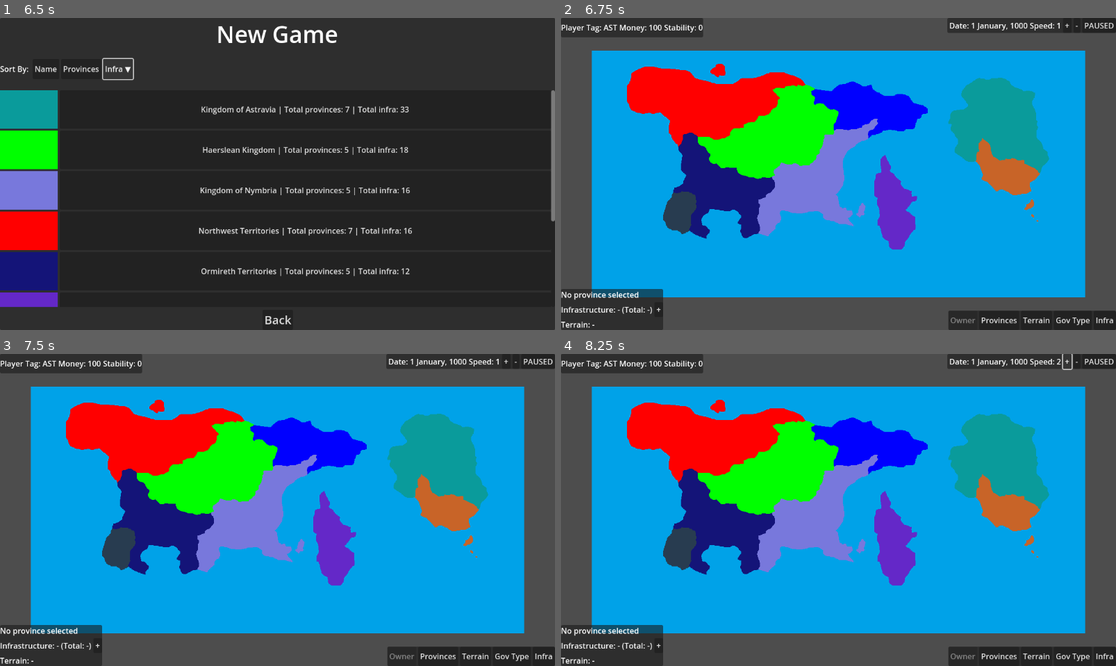
Above: before the commit, frames 1-4 (two rows, left to right).
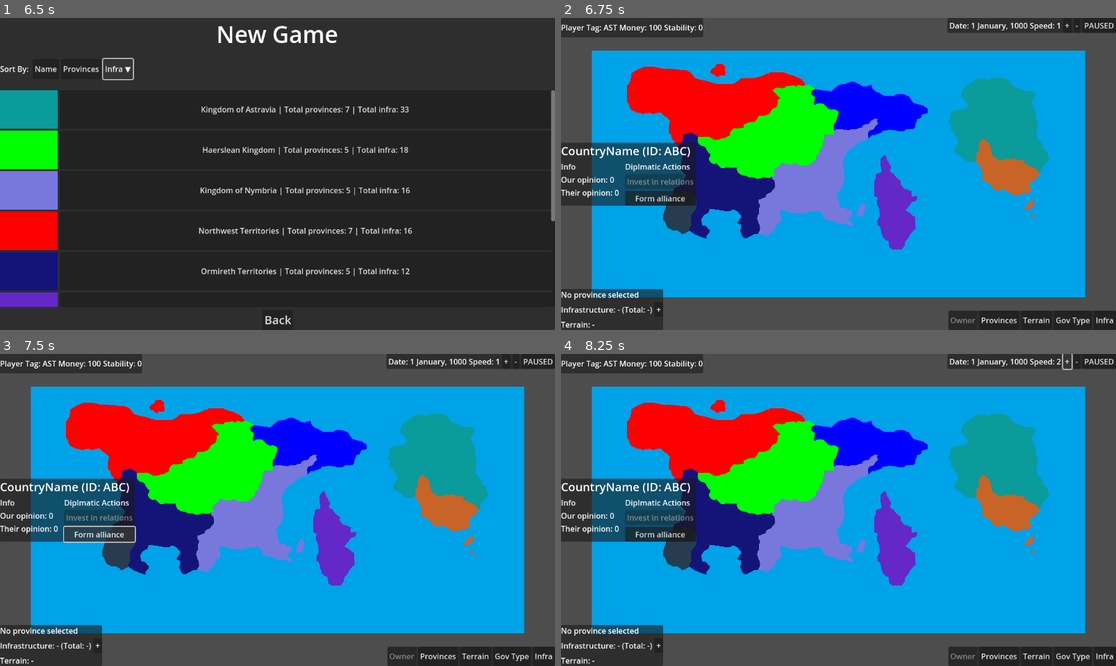
Above: after the commit, the same moments.

Repository: tsallustro/map-game
Game: Godot game, scene res://scenes/mainmenu.tscn
Same seed, same stepped clock (60 frames per second), same inputs: the game is played once before the commit and once after it.
Inputs (mouse positions are in pixels of both pictures, inside the frame that each line leads up to):
- Up to frame 1 (6.5 s): click "New Game" at 0.5 s; click "Name ▼" at 1.25 s; click "Name ▲" at 2 s; click "Provinces" at 2.75 s; click "Name" at 3.5 s; click "Infra" at 4.25 s; click "Infra ▼" at 5 s; click "Infra ▲" at 5.75 s
- Up to frame 2 (6.75 s): click "Kingdom of Astravia | Total p…" at 6.5 s
- Up to frame 3 (7.5 s): click (99, 534) at 7.25 s, where only the run after the commit has a clickable "Form alliance"
- Up to frame 4 (8.25 s): click "+" at 8 s

Frame 1 is identical in both runs. In frame 2, 4.8% of the frame differs, in the area x 0-25%, y 39-61%; in frame 3, 4.9%; in frame 4, 4.8%.
Error after the commit: Invalid access to property or key of type 'String' on a base object of type 'Dictionary'. (res://scripts/autoload/GameState.gd:399)

Commit message:
Basic alliances; relations improvements

Diff:
--- a/scenes/main.tscn
+++ b/scenes/main.tscn
@@ -112,7 +112,6 @@
 text = "PAUSED"
 
 [node name="DiplomacyPanel" type="PanelContainer" parent="UI"]
-visible = false
 anchors_preset = 4
 anchor_top = 0.5
 anchor_bottom = 0.5
@@ -160,6 +159,10 @@
 layout_mode = 2
 text = "Invest in relations"
 
+[node name="AllianceButton" type="Button" parent="UI/DiplomacyPanel/VBoxContainer/HSplitContainer/ActionsVBox"]
+layout_mode = 2
+text = "Form alliance"
+
 [node name="InfoPanel" type="PanelContainer" parent="UI"]
 anchors_preset = 2
 anchor_top = 1.0
--- a/scripts/Constants.gd
+++ b/scripts/Constants.gd
@@ -1,3 +1,6 @@
 class_name Constants
+
+# Diplomacy
 const RELATIONS_MAX = 100
 const RELATIONS_MIN = -100
+const INVEST_IN_RELATIONS_BASE_COST = 100
--- a/scripts/UI/DiplomacyPanel.gd
+++ b/scripts/UI/DiplomacyPanel.gd
@@ -4,14 +4,14 @@
 @onready var our_opinion_label: Label = $VBoxContainer/HSplitContainer/DiploInfoVBox/OurOpinionLabel
 @onready var their_opinion_label: Label = $VBoxContainer/HSplitContainer/DiploInfoVBox/TheirOpinionLabel
 @onready var invest_in_relations_button: Button = $VBoxContainer/HSplitContainer/ActionsVBox/InvestInRelationsButton
-
-const INVEST_IN_RELATIONS_BASE_COST = 100
+@onready var alliance_button: Button = $VBoxContainer/HSplitContainer/ActionsVBox/AllianceButton
 
 # Called when the node enters the scene tree for the first time.
 func _ready() -> void:
 	GameState.selected_country_changed.connect(_on_selected_country_changed)
 	GameState.force_diplomacy_panel_refresh.connect(_on_force_refresh)
 	invest_in_relations_button.pressed.connect(_on_invest_in_relations_button)
+	alliance_button.pressed.connect(_on_alliance_button)
 
 func _process(_delta: float) -> void:
 		invest_in_relations_button.disabled = !_improve_relations_button_enabled()
@@ -27,14 +27,30 @@
 		country_name_label.text = "%s (ID: %s)"%[GameState.get_country_name_by_country_id(selected_country_id), selected_country_id]
 		our_opinion_label.text = "Our opinion: %d"%[GameState.countries[GameState.player_tag]["diplomacy"][selected_country_id]]
 		their_opinion_label.text = "Their opinion: %d"%[GameState.countries[selected_country_id]["diplomacy"][GameState.player_tag]]
-		invest_in_relations_button.disabled = true if GameState.money_by_country_id[GameState.player_tag] < INVEST_IN_RELATIONS_BASE_COST else false
+		invest_in_relations_button.disabled = true if GameState.money_by_country_id[GameState.player_tag] < Constants.INVEST_IN_RELATIONS_BASE_COST else false
+		invest_in_relations_button.tooltip_text = "Invest 100 money to raise bilateral relations by 10."
+
+		if !GameState.is_allied(GameState.player_tag, GameState.selected_country_id):
+			alliance_button.text = "Form alliance"
+			alliance_button.tooltip_text = "Form an alliance and raise bilateral relations by 20."
+		else:
+			alliance_button.text = "Break alliance"
+			alliance_button.tooltip_text = "Break our alliance. This will harm their opinion of us by -20."
+
+func _on_alliance_button():
+	var was_allied = GameState.is_allied(GameState.player_tag, GameState.selected_country_id)
+
+	if was_allied: GameState.change_relations(GameState.selected_country_id, GameState.player_tag, -20)
+	else: GameState.change_bilateral_relations(GameState.selected_country_id, GameState.player_tag, 20)
+
+	GameState.manage_alliance(GameState.player_tag, GameState.selected_country_id, !was_allied)
+
 
 func _on_invest_in_relations_button():
-	GameState.change_relations(GameState.player_tag, GameState.selected_country_id, 10)
-	GameState.change_relations(GameState.selected_country_id, GameState.player_tag, 10)
+	GameState.change_bilateral_relations(GameState.player_tag, GameState.selected_country_id, 10)
 	our_opinion_label.text = "Our opinion: %d"%[GameState.countries[GameState.player_tag]["diplomacy"][GameState.selected_country_id]]
-	their_opinion_label.text = "Our opinion: %d"%[GameState.countries[GameState.selected_country_id]["diplomacy"][GameState.player_tag]]
-	GameState.add_money(GameState.player_tag, -INVEST_IN_RELATIONS_BASE_COST)
+	their_opinion_label.text = "Their opinion: %d"%[GameState.countries[GameState.selected_country_id]["diplomacy"][GameState.player_tag]]
+	GameState.add_money(GameState.player_tag, -Constants.INVEST_IN_RELATIONS_BASE_COST)
 
 func _improve_relations_button_enabled()->bool:
-	return GameState.selected_country_id != "" && (GameState.money_by_country_id[GameState.player_tag] >= INVEST_IN_RELATIONS_BASE_COST) && GameState.get_player_relation_of_selected_country() < Constants.RELATIONS_MAX
+	return GameState.selected_country_id != "" && (GameState.money_by_country_id[GameState.player_tag] >= Constants.INVEST_IN_RELATIONS_BASE_COST) && GameState.get_selected_country_relation_of_player() < Constants.RELATIONS_MAX
--- a/scripts/autoload/GameState.gd
+++ b/scripts/autoload/GameState.gd
@@ -98,6 +98,7 @@
 			countries[cid]["stability"] = 0
 		if not "diplomacy" in countries[cid]:
 			countries[cid]["diplomacy"] = {}
+			countries[cid]["diplomacy"]["allies"]=[]
 			for other_cid in countries.keys():
 				if cid == other_cid: continue
 				countries[cid]["diplomacy"][other_cid] = 0
@@ -391,10 +392,17 @@
 func get_player_relation_of_selected_country()-> int:
 	return countries[player_tag]["diplomacy"][selected_country_id]
 
+func get_selected_country_relation_of_player()-> int:
+	return countries[selected_country_id]["diplomacy"][player_tag]
+
 func change_relations(source_country : String, target_country: String, delta : int):
 	var new_value = countries[source_country]["diplomacy"][target_country] + delta
 	var clamped_value = Utils.min_max(new_value, Constants.RELATIONS_MIN, Constants.RELATIONS_MAX)
 	countries[source_country]["diplomacy"][target_country] = clamped_value
+
+func change_bilateral_relations(source_country : String, target_country: String, delta : int):
+	change_relations(source_country, target_country, delta)
+	change_relations(target_country, source_country, delta)
 
 func perform_relations_decays()->void:
 	# Decays by +/- 1 per month
@@ -407,6 +415,22 @@
 					var new_relation = current_relation + (-1*signi(current_relation))
 					countries[country]["diplomacy"][other_country] = new_relation
 	emit_signal("force_diplomacy_panel_refresh", selected_country_id)
+
+func manage_alliance(country1_id: String, country2_id: String, make_allied: bool)->void:
+	var is_currently_allied = is_allied(country1_id, country2_id)
+	if make_allied && !is_currently_allied:
+		countries[country1_id]["diplomacy"]["allies"].append(country2_id)
+		countries[country2_id]["diplomacy"]["allies"].append(country1_id)
+		emit_signal("force_diplomacy_panel_refresh", selected_country_id)
+
+	elif !make_allied && is_currently_allied:
+		countries[country1_id]["diplomacy"]["allies"].erase(country2_id)
+		countries[country2_id]["diplomacy"]["allies"].erase(country1_id)
+		emit_signal("force_diplomacy_panel_refresh", selected_country_id)
+
+
+func is_allied(country1_id: String, country2_id: String)->bool:
+	return country2_id in countries[country1_id]["diplomacy"]["allies"] && country1_id in countries[country2_id]["diplomacy"]["allies"]
 # Save/Load wrappers
 func save_game_state(save_name: String) -> void:
 	if (save_name == null || save_name.strip_edges().is_empty()): print("WARN: invalid save name %s"%[save_name])
